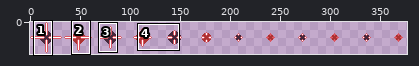
Sprite sheet -- Sprites/Effects/charging.png. The first picture is a wide view before the edit; the outline marks the close-up.
Close-up. Earlier state:
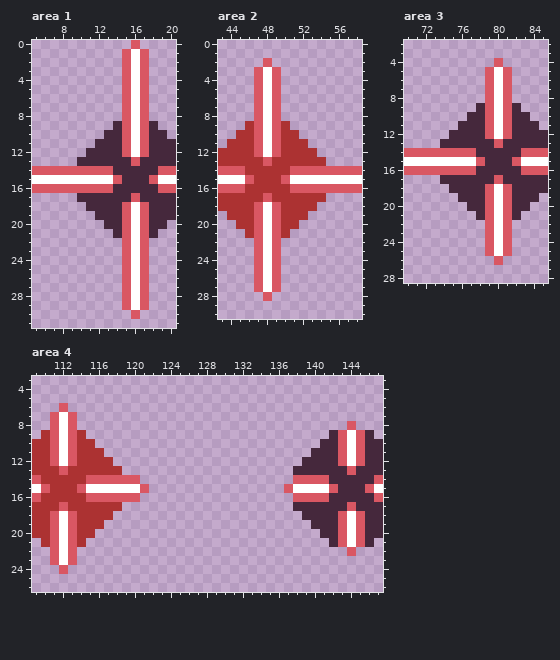
The file is 384x32 pixels. Shown: area 1: x 5..20, y 0..31; area 2: x 43..58, y 0..30; area 3: x 70..85, y 2..28; area 4: x 109..147, y 3..26. The wide view leaves out empty margins.
After:
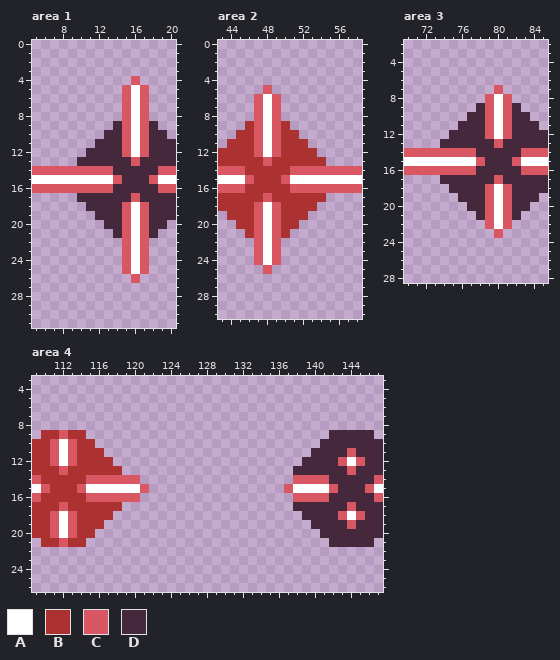
Palette (. is transparent): A #ffffff  B #ac3232  C #d95763  D #45283c
Commit message: wonky turret charging anim
Difference:
Area 1:
y 0: x 16 C -> .
y 1..3: x 15..17 CAC -> ...
y 4: x 15..17 CAC -> .C.
y 26: x 15..17 CAC -> .C.
y 27..29: x 15..17 CAC -> ...
y 30: x 16 C -> .
Area 2:
y 2: x 48 C -> .
y 3..4: x 47..49 CAC -> ...
y 5: x 47..49 CAC -> .C.
y 25: x 47..49 CAC -> .C.
y 26..27: x 47..49 CAC -> ...
y 28: x 48 C -> .
Area 3:
y 4: x 80 C -> .
y 5..6: x 79..81 CAC -> ...
y 7: x 79..81 CAC -> .C.
y 23: x 79..81 CAC -> .C.
y 24..25: x 79..81 CAC -> ...
y 26: x 80 C -> .
Area 4:
y 6: x 112 C -> .
y 7: x 111..113 CAC -> ...
y 8: x 111..113 CAC -> ...; x 144 C -> .
y 9: x 111..113 CAC -> BCB; x 143..145 CAC -> DDD
y 10: x 143..145 CAC -> DDD
y 11: x 143..145 CAC -> DCD
y 19: x 143..145 CAC -> DCD
y 20: x 143..145 CAC -> DDD
y 21: x 111..113 CAC -> BCB; x 143..145 CAC -> DDD
y 22: x 111..113 CAC -> ...; x 144 C -> .
y 23: x 111..113 CAC -> ...
y 24: x 112 C -> .
